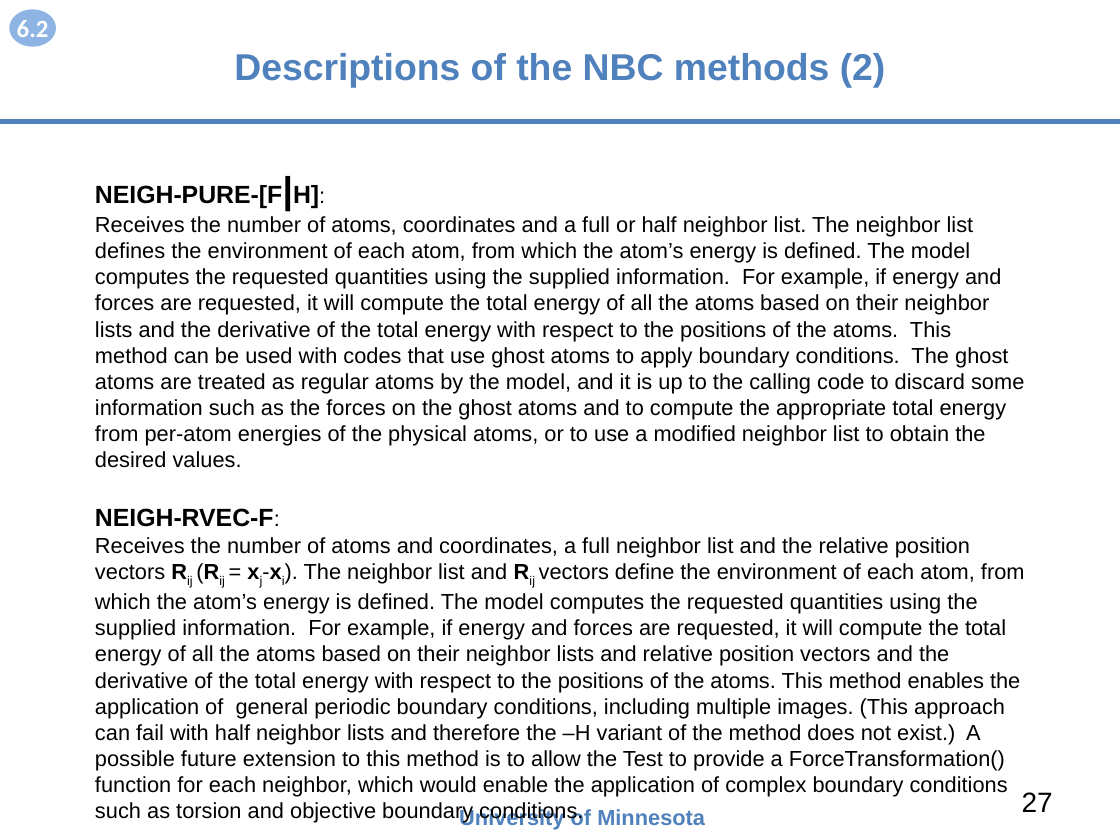
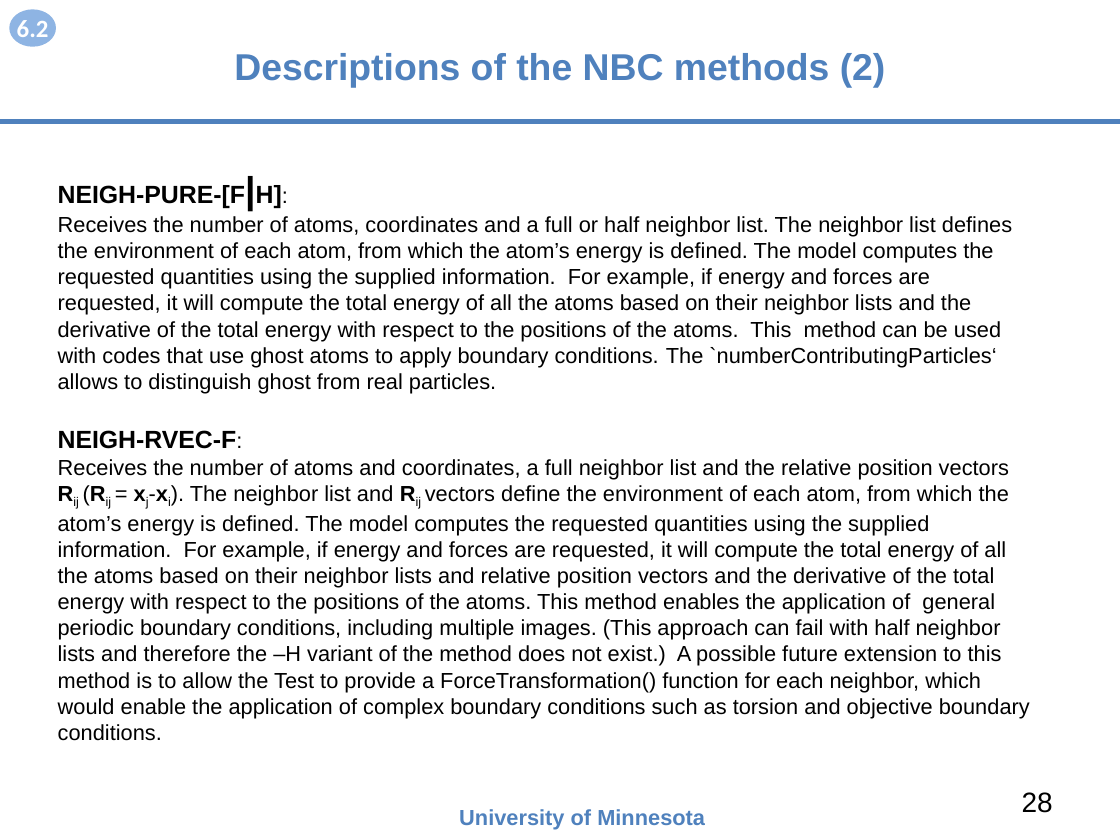
Before and after one commit to openkim/kim-api, a slide deck: slide 28 of DOCs/openkim-api-introduction.pptx (slide 27 before the commit). Drawn at 1120x840 pixels with LibreOffice and Linux fonts; fonts in the diff are those of the drawing. Boxes give left, top, right and bottom in pixels: in the first picture for what was removed or moved away, otherwise in the second. Text is boxed around its words. In the diff, an @@ line names an element or a change of style, - is before the commit and + after.

```diff
--- a/DOCs/openkim-api-introduction.pptx
+++ b/DOCs/openkim-api-introduction.pptx
@@ text "NEIGH-PURE-[F|H]:": place and size @@
-text "NEIGH-PURE-[F|H]:" at [95,185,1025,823]
+text "NEIGH-PURE-[F|H]:" at [58,185,1030,741]
@@ text at [58,216,1012,394]: text changed @@
-Receives the number of atoms, coordinates and a full or half neighbor list. The neighbor list defines the environment of each atom, from which the atom’s energy is defined. The model computes the requested quantities using the supplied information. For example, if energy and forces are requested, it will compute the total energy of all the atoms based on their neighbor lists and the derivative of the total energy with respect to the positions of the atoms. This method can be used with codes that use ghost atoms to apply boundary conditions. The ghost atoms are treated as regular atoms by the model, and it is up to the calling code to discard some information such as the forces on the ghost atoms and to compute the appropriate total energy from per-atom energies of the physical atoms, or to use a modified neighbor list to obtain the desired values.
+Receives the number of atoms, coordinates and a full or half neighbor list. The neighbor list defines the environment of each atom, from which the atom’s energy is defined. The model computes the requested quantities using the supplied information. For example, if energy and forces are requested, it will compute the total energy of all the atoms based on their neighbor lists and the derivative of the total energy with respect to the positions of the atoms. This method can be used with codes that use ghost atoms to apply boundary conditions. The `numberContributingParticles‘ allows to distinguish ghost from real particles.
@@ page number at [1022,792,1053,813]: text changed @@
-27
+28
```
Also in this commit, not shown: 20 other slides changed, 2 slides added, 2 slides removed, 1 other file.
